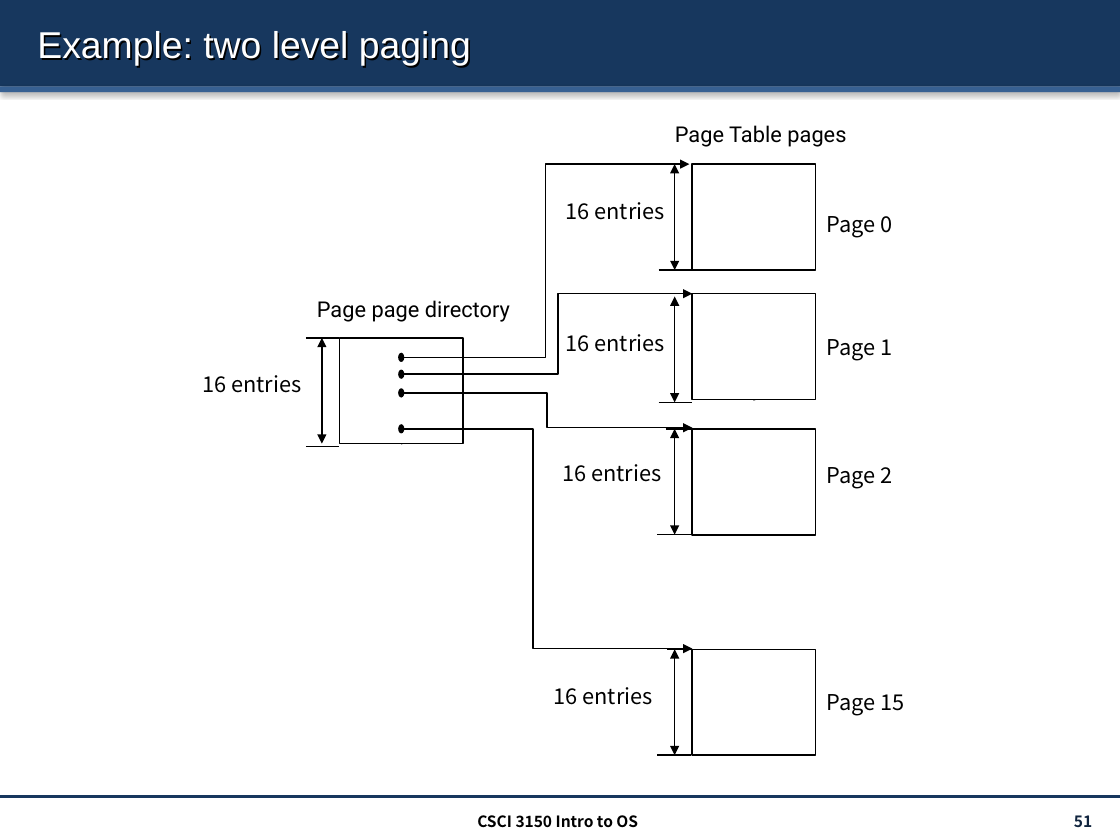
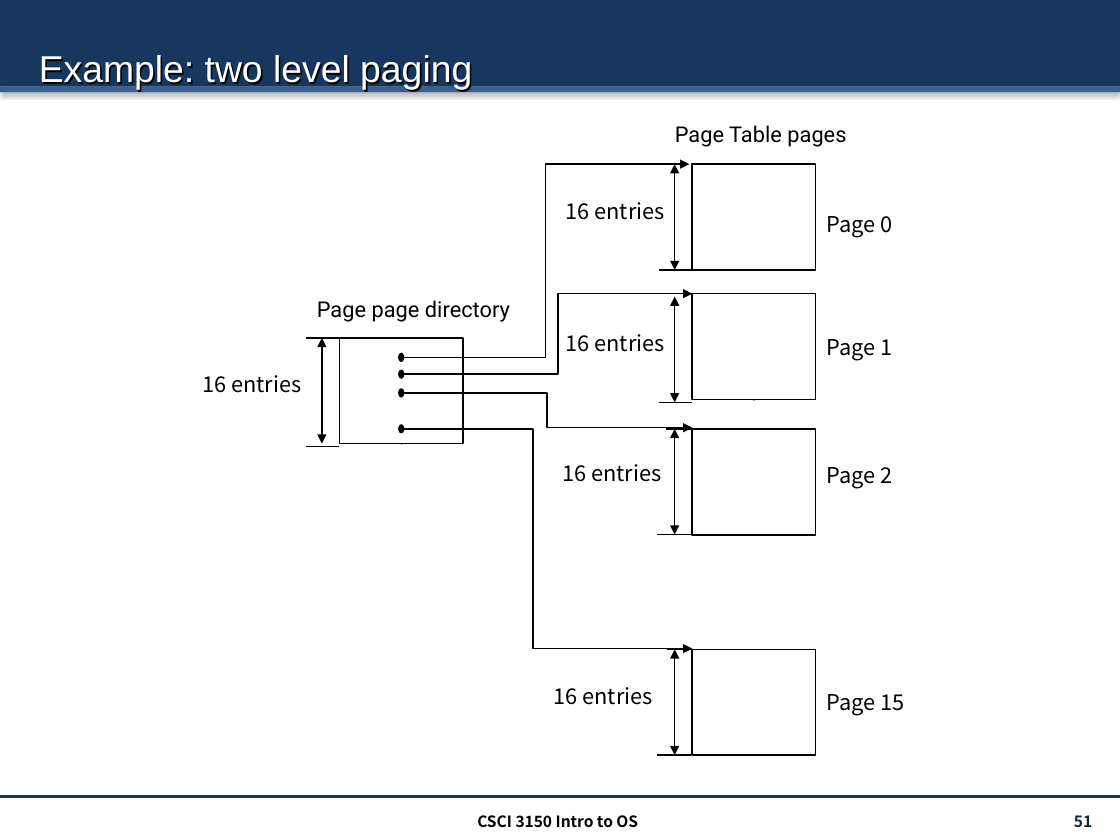
Before and after one commit to Marcusleeleelee/CSCI3150, a slide deck: slide 51 of lectures/lec11_paging.pptx. Drawn at 1120x840 pixels with LibreOffice and Linux fonts; fonts in the diff are those of the drawing. Boxes give left, top, right and bottom in pixels: in the first picture for what was removed or moved away, otherwise in the second. Text is boxed around its words. In the diff, an @@ line names an element or a change of style, - is before the commit and + after.

```diff
--- a/lectures/lec11_paging.pptx
+++ b/lectures/lec11_paging.pptx
@@ title "Example: two level paging": place and size @@
-title "Example: two level paging" at [37, 31, 471, 66]
+title "Example: two level paging" at [39, 55, 472, 90]
```
Also in this commit, not shown: 3 other files.
